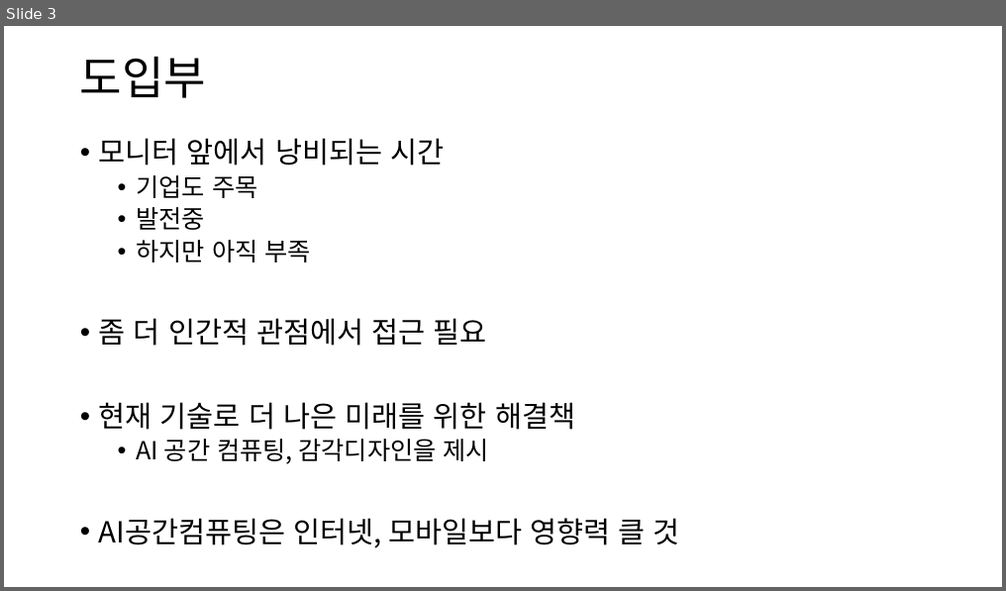
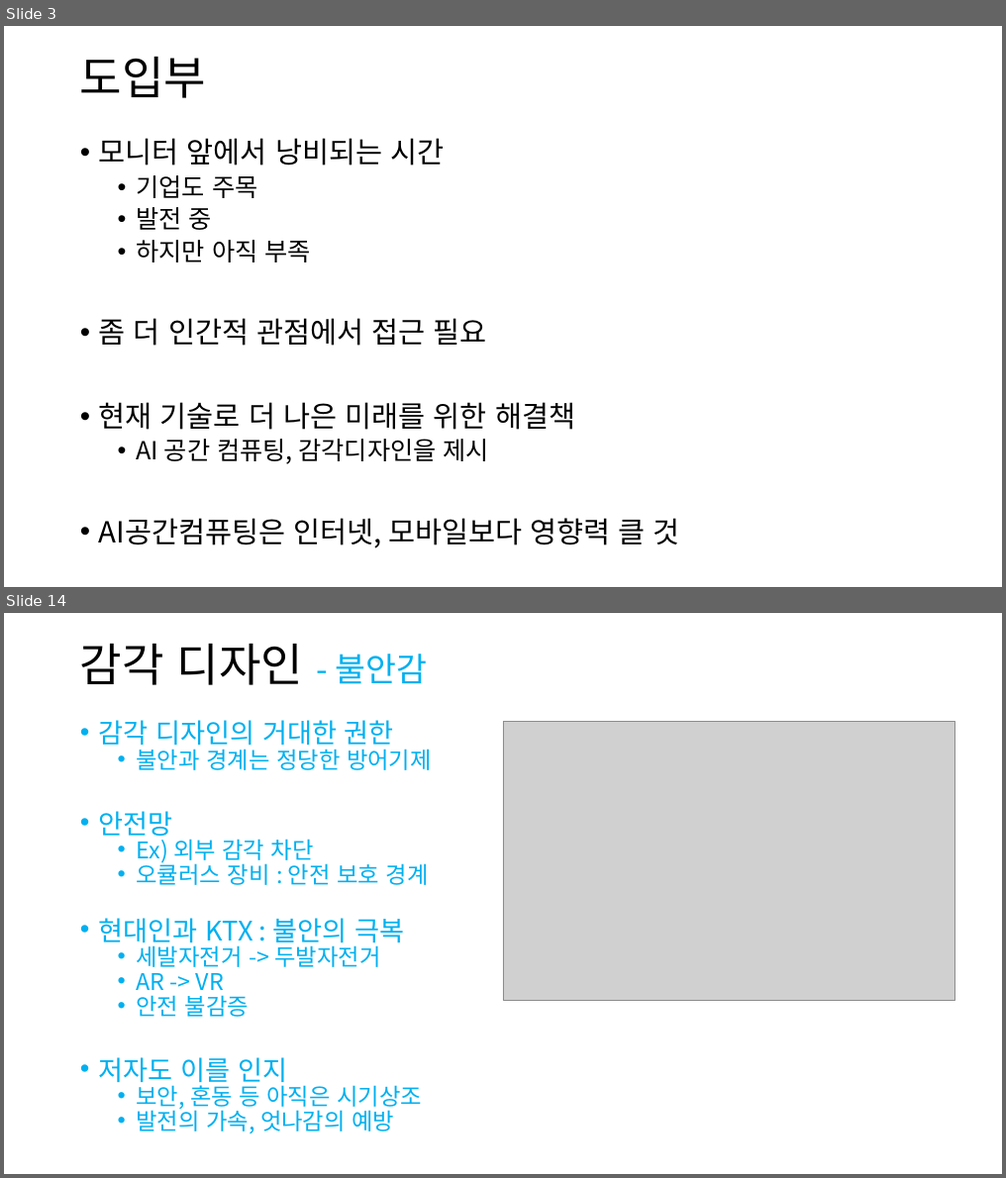
Before and after one commit to Niiok/inha_2021, a slide deck: Saturday/June12.pptm. Shown one above the other, each under a label of ours: slide 3 before the commit, slides 3 and 14 after it; the slides between them are not shown. The pictures are 1006x591 and 1006x1178 pixels, drawn with LibreOffice and Linux fonts; fonts in the diff are those of the drawing; grey boxes stand for pictures. Boxes give left, top, right and bottom in pixels: in the first picture for what was removed or moved away, otherwise in the second. Text is boxed around its words. In the diff, an @@ line names an element or a change of style, - is before the commit and + after.

```diff
--- a/Saturday/June12.pptm
+++ b/Saturday/June12.pptm
@@ slide 14 added at box(4, 613, 1002, 1174), background #FFFFFF @@
@@ title added at box(80, 643, 428, 685), 44 pt, text #000000 @@
+감각 디자인 - 불안감
@@ text added at box(99, 720, 432, 1134), 22.2 pt, text #00B0F0 @@
+• 감각 디자인의 거대한 권한
+  • 불안과 경계는 정당한 방어기제
+• 안전망
+  • Ex) 외부 감각 차단
+  • 오큘러스 장비 : 안전 보호 경계
+• 현대인과 KTX : 불안의 극복
+  • 세발자전거 -> 두발자전거
+  • AR -> VR
+  • 안전 불감증
+• 저자도 이를 인지
+  • 보안, 혼동 등 아직은 시기상조
+  • 발전의 가속, 엇나감의 예방
@@ picture added at box(503, 722, 955, 1001) @@
@@ slide 3 changed as well @@
@@ text at box(137, 207, 212, 230): spaces changed @@
-  • 발전중
+  • 발전 중
```
Also in this commit, not shown: 2 other slides changed, 19 other slides added, 1 slide removed, 1 other file.
